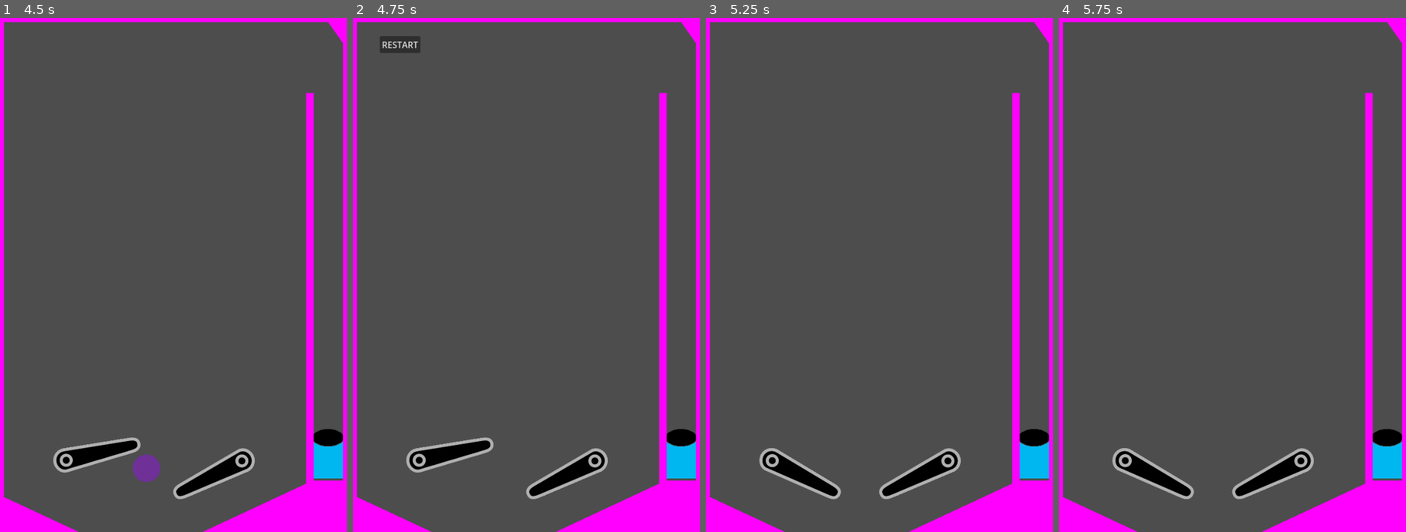
Above: before the commit, frames 1-4 (left to right).
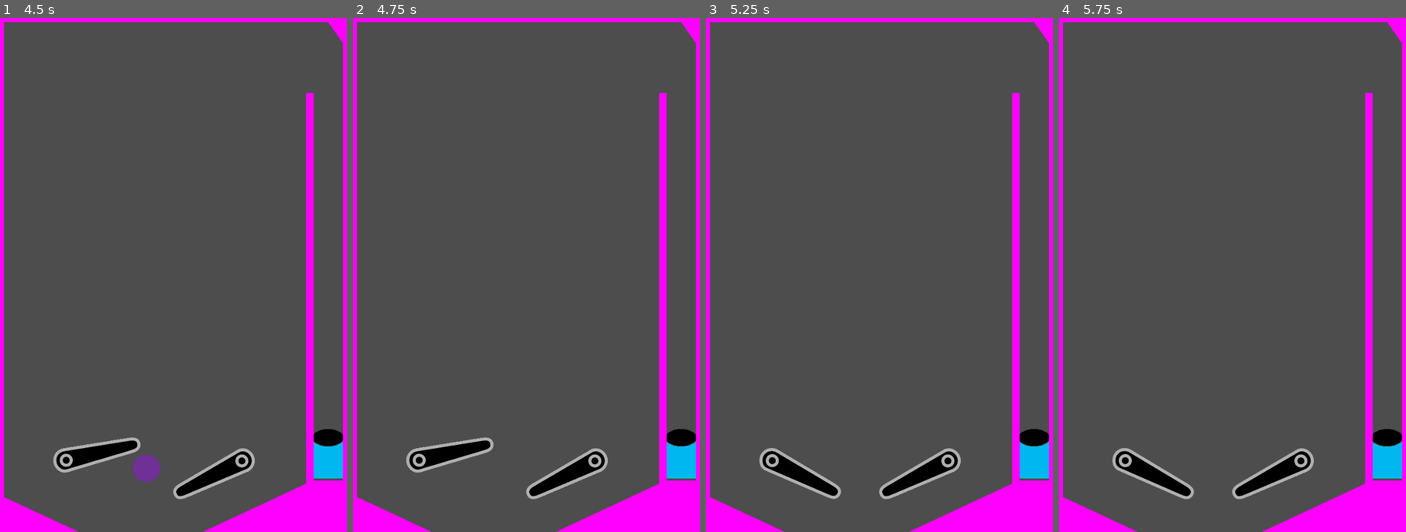
Above: after the commit, the same moments.

Repository: bsu-cs315/fp-team1-pinball
Game: Godot game, scene res://world/world.tscn
The game is run twice, just before and just after one commit, with the same random seed, the same clock (stepped at 60 frames per second) and the same inputs.
Inputs (mouse positions are in pixels of both pictures, inside the frame that each line leads up to):
- Up to frame 1 (4.5 s): tap Enter at 0.5 s; hold E (right_flipper) 0.53-1.28 s; tap Space (launch) every 0.75 s from 0.6 to 4.35 s; hold Q (left_flipper) 1.28-2.03 s; hold E (right_flipper) 2.03-3.53 s; hold Q (left_flipper) from 3.53 s (still down)
- Up to frame 2 (4.75 s): keep holding Q (left_flipper)
- Up to frame 3 (5.25 s): release Q (left_flipper) at 5 s; click (754, 43) at 5 s, where only the run before the commit has a clickable "RESTART"
- Up to frame 4 (5.75 s): no input

Frame 1 is identical in both runs. In frame 2, 0.3% of the frame differs, in the area x 7-20%, y 3-7%; in frame 3, less than 0.1%; in frame 4, nothing differs.

Commit message:
Change max balls

Diff:
--- a/project/launcher/launcher.gd
+++ b/project/launcher/launcher.gd
@@ -1,10 +1,10 @@
 extends Node2D
 
-signal game_over
+@export var _ball_in_play := false
+@export var _balls_left := 3
 
-@export var power := 1500.
+var power := 1500.
 var _current_ball : RigidBody2D = null
-var _balls_left := 1
 
 func _process(_delta: float) -> void:
 	if Input.is_action_just_pressed("launch") and _balls_left > 0:
@@ -12,9 +12,10 @@
 			var impulse := Vector2(0,-1) * power
 			_current_ball = preload("res://ball/ball.tscn").instantiate() as RigidBody2D
 			get_parent().add_child(_current_ball)
+			_ball_in_play = true
 			_balls_left -= 1
 			_current_ball.global_position = global_position
 			_current_ball.apply_impulse(impulse)
 
-	if _balls_left == 0 and _current_ball == null:
-		game_over.emit()
+	if _current_ball == null:
+		_ball_in_play = false
--- a/project/world/world.tscn
+++ b/project/world/world.tscn
@@ -162,6 +162,5 @@
 [node name="flipper_left" parent="." instance=ExtResource("2_ojv08")]
 position = Vector2(125, 820)
 
-[connection signal="game_over" from="Launcher" to="." method="_on_launcher_game_over"]
 [connection signal="body_entered" from="BallKillZone" to="." method="_on_ball_kill_zone_body_entered"]
 [connection signal="pressed" from="RestartButton" to="." method="_on_button_pressed"]
